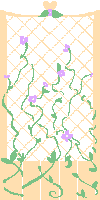
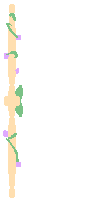
Revision of a layered w=100, h=200 image; what changed, layer by layer:
added group "Layer 10" with 1 layers above "Layer 9" over bbox(0, 1, 90, 200)
added layer "Layer 11" in group "Layer 10" over bbox(0, 1, 90, 200)
moved "Vine and Flowers" into group "Layer 9" over bbox(0, 1, 100, 200)
moved "Pillars" into group "Layer 9" over bbox(0, 1, 100, 200)
moved "CrissCross" into group "Layer 9" over bbox(0, 1, 100, 200)
moved "Outside" into group "Layer 9" over bbox(0, 1, 100, 200)
